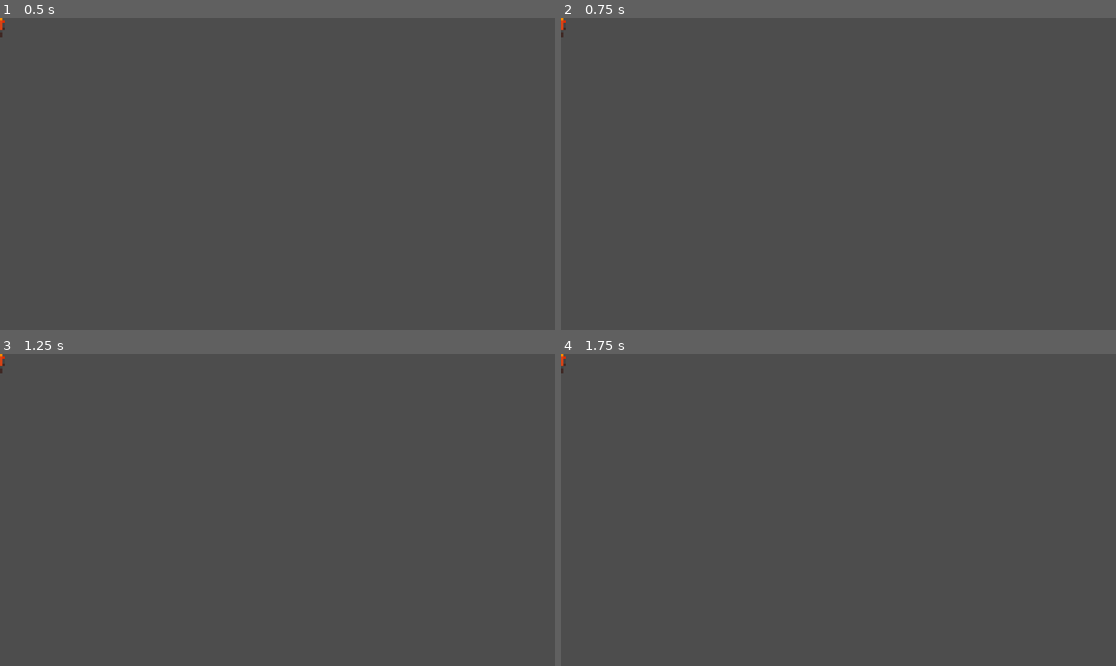
Above: before the commit, frames 1-4 (two rows, left to right).
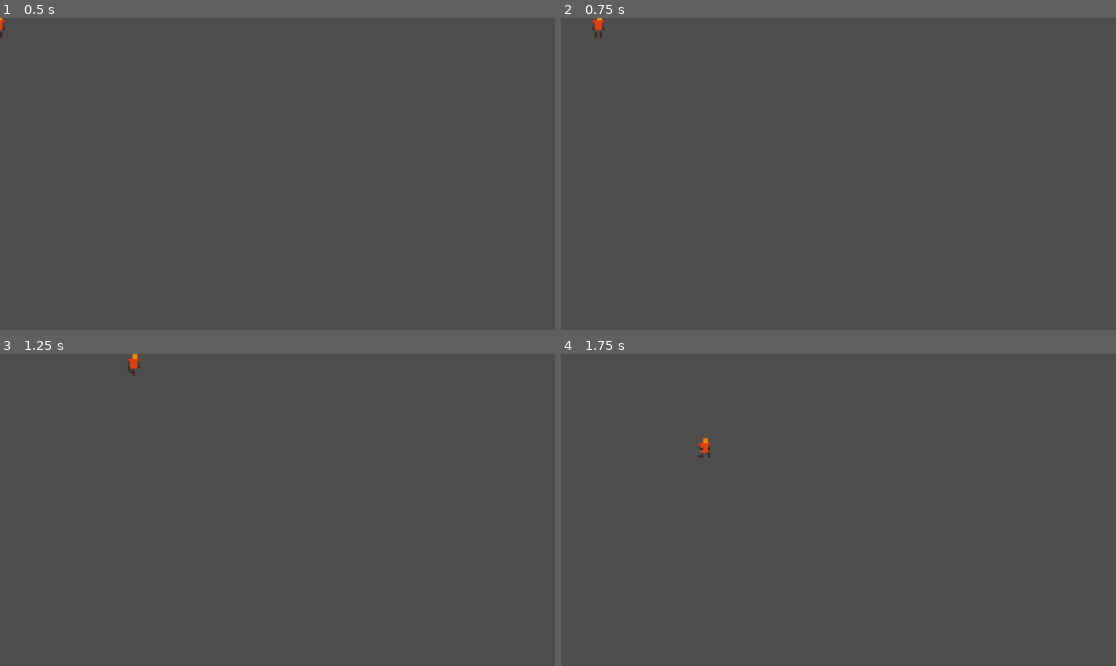
Above: after the commit, the same moments.

Repository: DryGuyx2/a-phototrip
Game: Godot game, scene res://player/player.tscn
The game is run twice, just before and just after one commit, with the same random seed, the same clock (stepped at 60 frames per second) and the same inputs.
Inputs:
- Up to frame 1 (0.5 s): no input
- Up to frame 2 (0.75 s): tap Enter at 0.5 s; hold Right (move_right) from 0.53 s (still down)
- Up to frame 3 (1.25 s): keep holding Right (move_right)
- Up to frame 4 (1.75 s): release Right (move_right) at 1.28 s; hold Down (move_down) from 1.28 s (still down)

Frame 1 is identical in both runs. In frame 2, 0.1% of the frame differs, in the area x 0-8%, y 0-7%; in frame 3, 0.1%, in the area x 0-26%, y 0-7%; in frame 4, 0.1%.
Error before the commit: Parse Error: Unexpected "Identifier" in class body. (res://player/Player.gd:5)

Commit message:
Import assets

Diff:
--- a/player/Player.gd
+++ b/player/Player.gd
@@ -3,7 +3,7 @@
 @export var speed: int = 1000
 
 var animation_component: AnimatedSprite2D
-e
+
 func _ready():
 	animation_component = $AnimatedSprite2D
 
Binary file added: objects/camping_place.png
Not shown, added: objects/camping_place.png.import
Binary file added: objects/tree.png
Not shown, added: objects/tree.png.import
Binary file added: player/camping_place.png
Not shown, added: player/camping_place.png.import
Binary file added: player/player_photographing.png
Not shown, added: player/player_photographing.png.import
Binary file added: player/player_walking_camera.png
Not shown, added: player/player_walking_camera.png.import
Binary file added: shadow/shadow_walking.png
Not shown, added: shadow/shadow_walking.png.import
